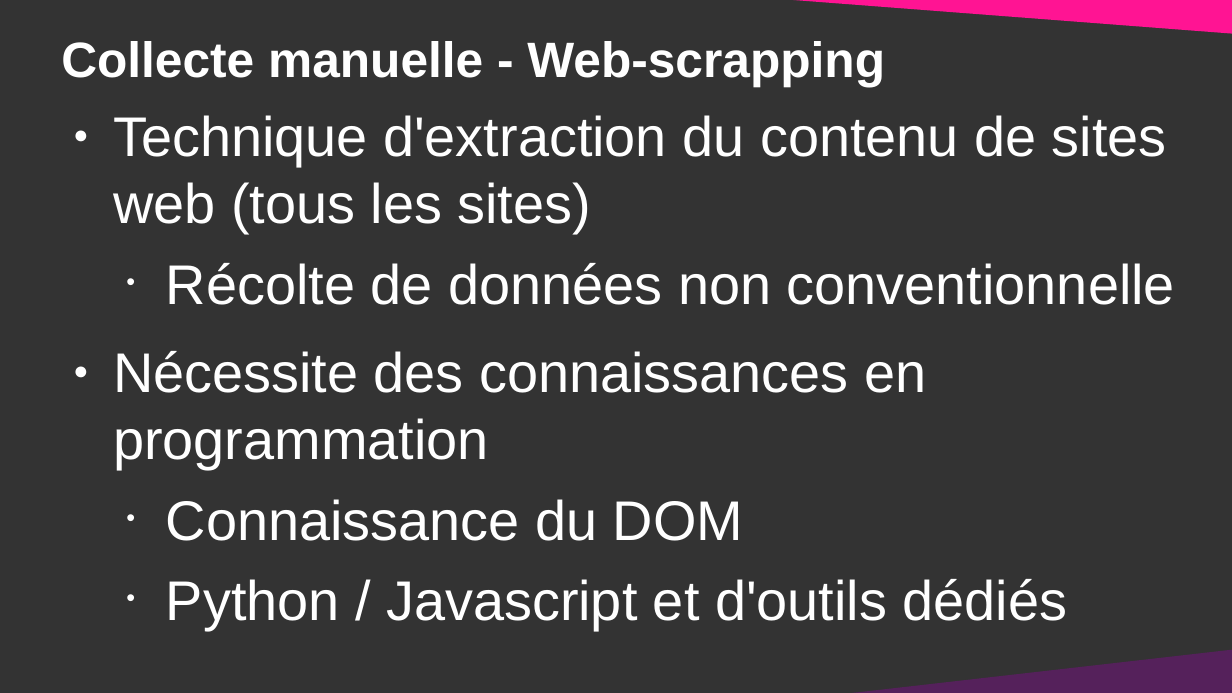
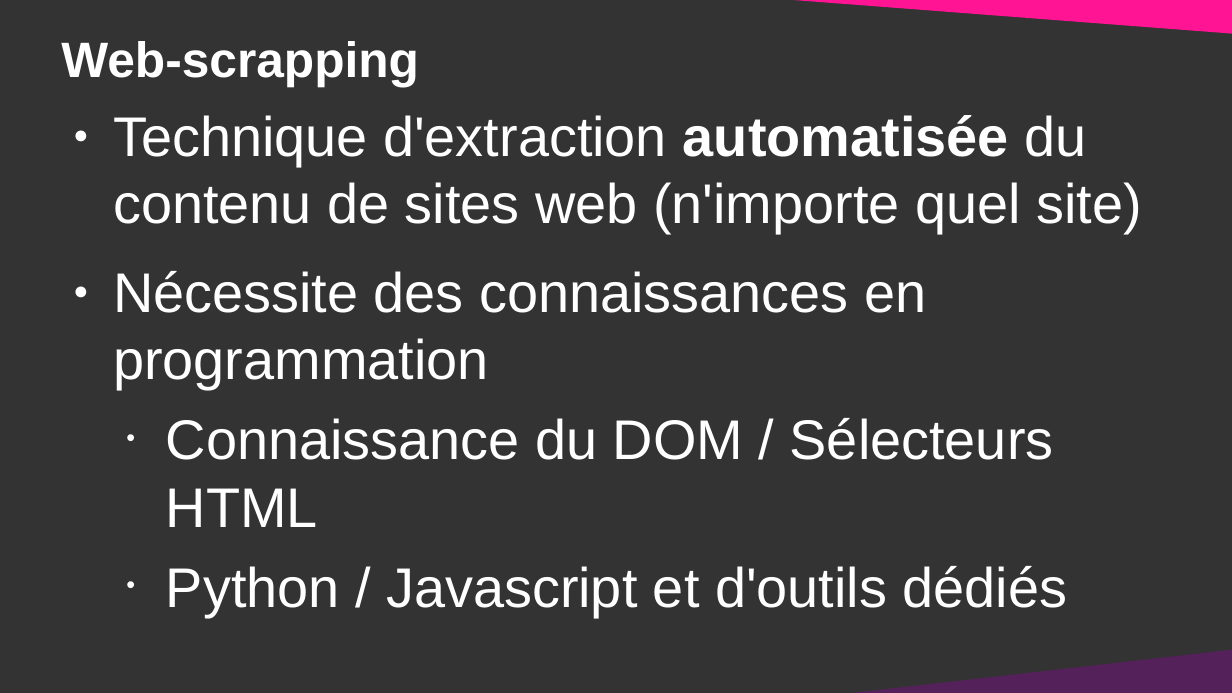
Before and after one commit to DanYellow/cours, a slide deck: slide 7 of data-journalisme-s4/travaux-pratiques/numero-2/presentation.odp (slide 15 before the commit). Drawn at 1232x693 pixels with LibreOffice and Linux fonts; fonts in the diff are those of the drawing. Boxes give left, top, right and bottom in pixels: in the first picture for what was removed or moved away, otherwise in the second. Text is boxed around its words. In the diff, an @@ line names an element or a change of style, - is before the commit and + after.

```diff
--- a/data-journalisme-s4/travaux-pratiques/numero-2/presentation.odp
+++ b/data-journalisme-s4/travaux-pratiques/numero-2/presentation.odp
@@ title at <box>61,41,419,86</box>: text changed @@
-Collecte manuelle - Web-scrapping
+Web-scrapping
@@ text at <box>113,115,1141,233</box>: text changed @@
-● Technique d'extraction du contenu de sites web (tous les sites)
-  • Récolte de données non conventionnelle
+● Technique d'extraction automatisée du contenu de sites web (n'importe quel site)
@@ text at <box>166,418,1054,527</box>: text changed @@
-  • Connaissance du DOM
+  • Connaissance du DOM / Sélecteurs HTML
```
Also in this commit, not shown: 3 other slides changed, 5 slides added, 16 slides removed, 8 other files.
